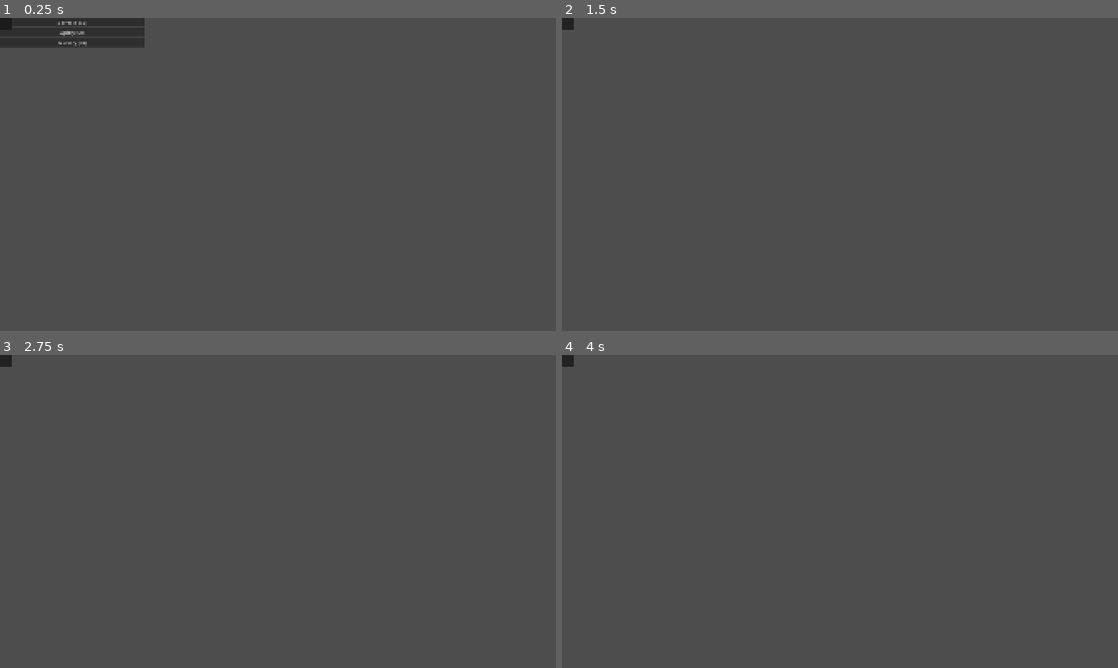
Above: before the commit, frames 1-4 (two rows, left to right).
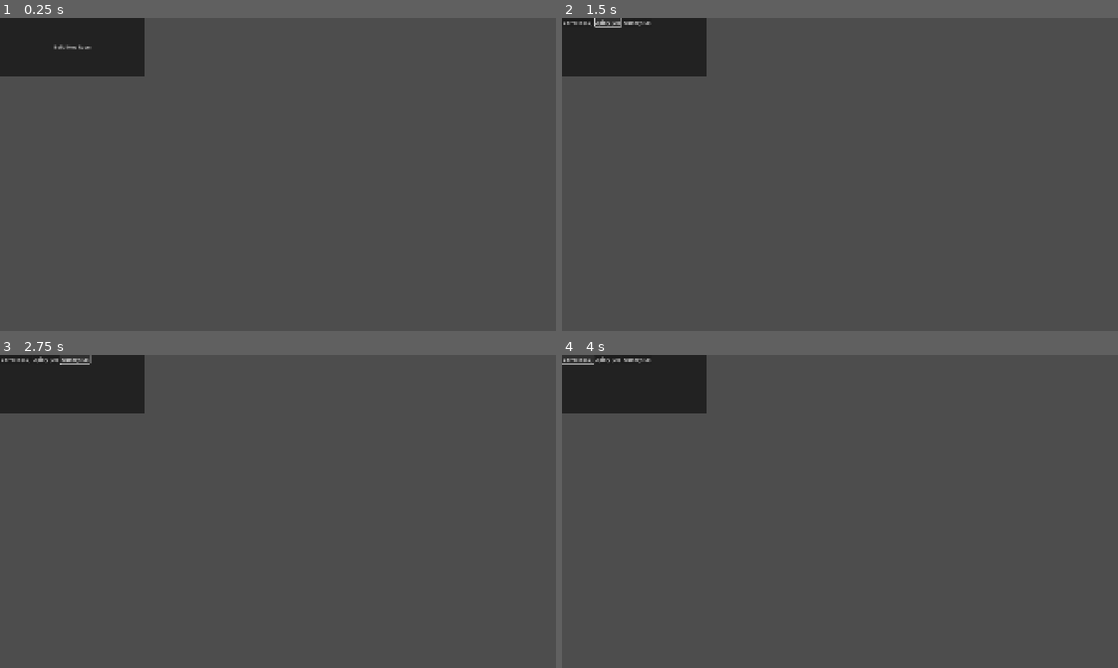
Above: after the commit, the same moments.

Repository: cyberstrgg/LitterBees
Game: Godot game, scene res://Scenes/room_slot.tscn
The game is run twice, just before and just after one commit, with the same random seed, the same clock (stepped at 60 frames per second) and the same inputs. This scene is started directly instead of the project's main scene.
Inputs (mouse positions are in pixels of both pictures, inside the frame that each line leads up to):
- Up to frame 1 (0.25 s): no input
- Up to frame 2 (1.5 s): click (634, 21) at 0.5 s, where only the run before the commit has a clickable "Barracks (50)"; click (606, 21) at 1.25 s, where only the run after the commit has a clickable "Apiary (50)"
- Up to frame 3 (2.75 s): click (77, 358) at 2 s, where only the run after the commit has a clickable "Nursery (50)"
- Up to frame 4 (4 s): click (567, 361) at 2.77 s; click "Barracks (50)" at 3.5 s

The runs differ from the first frame. In frame 1, 2.8% of the frame differs, in the area x 0-26%, y 1-19%; in frame 2, 4.7%; in frame 3, 4.7%; in frame 4, 4.7%, in the area x 0-26%, y 0-19%.

Commit message:
changes to shop button

Diff:
--- a/Scenes/UpgradeRooms/upgrade_room.tscn
+++ b/Scenes/UpgradeRooms/upgrade_room.tscn
@@ -3,7 +3,7 @@
 [ext_resource type="Script" uid="uid://cy672nwjno72q" path="res://Scripts/UpgradeRooms/base_upgrade_room.gd" id="1_w4h07"]
 
 [node name="UpgradeRoom" type="PanelContainer"]
-custom_minimum_size = Vector2(128, 128)
+custom_minimum_size = Vector2(500, 200)
 script = ExtResource("1_w4h07")
 
 [node name="MarginContainer" type="MarginContainer" parent="."]
--- a/Scenes/room_slot.tscn
+++ b/Scenes/room_slot.tscn
@@ -3,27 +3,33 @@
 [ext_resource type="Script" uid="uid://brtyv1h7lf0ch" path="res://Scripts/room_slot.gd" id="1_kjnj3"]
 
 [node name="RoomSlot" type="PanelContainer"]
-offset_right = 40.0
-offset_bottom = 40.0
+custom_minimum_size = Vector2(500, 200)
+offset_right = 500.0
+offset_bottom = 200.0
 script = ExtResource("1_kjnj3")
 
 [node name="BuildMenu" type="Panel" parent="."]
+visible = false
 layout_mode = 2
 
-[node name="VBoxContainer" type="VBoxContainer" parent="BuildMenu"]
+[node name="VBoxContainer" type="HBoxContainer" parent="BuildMenu"]
 custom_minimum_size = Vector2(500, 200)
 layout_mode = 0
-offset_right = 40.0
-offset_bottom = 40.0
+offset_right = 500.0
+offset_bottom = 200.0
 
 [node name="BuildDamageButton" type="Button" parent="BuildMenu/VBoxContainer"]
 layout_mode = 2
+size_flags_vertical = 0
 
 [node name="BuildSpeedButton" type="Button" parent="BuildMenu/VBoxContainer"]
 layout_mode = 2
+size_flags_vertical = 0
 
 [node name="BuildRecoveryButton" type="Button" parent="BuildMenu/VBoxContainer"]
 layout_mode = 2
+size_flags_vertical = 0
 
 [node name="BuildButton" type="Button" parent="."]
 layout_mode = 2
+text = "Build New Room"
--- a/Scripts/room_slot.gd
+++ b/Scripts/room_slot.gd
@@ -4,7 +4,7 @@
 signal build_room_requested(room_type, cost, slot_instance)
 
 # Preload the scripts to get their base costs
-const DamageRoom = preload("res://Scripts/upgraderooms/bees/damage_room.gd")
+const DamageRoom = preload("res://Scripts/UpgradeRooms/bees/damage_room.gd")
 const SpeedRoom = preload("res://Scripts/UpgradeRooms/bees/speed_room.gd")
 const RecoveryRoom = preload("res://Scripts/UpgradeRooms/bees/recovery_room.gd")
 
@@ -50,8 +50,7 @@
         "recovery":
             emit_signal("build_room_requested", "recovery", recovery_cost, self)
 
-    build_menu.visible = false
-    build_button.visible = true # Reset for the next time a slot is created
+    # No need to change visibility here, as this node will be replaced
 
 # Allows the player to right-click to close the build menu
 func _gui_input(event: InputEvent):
